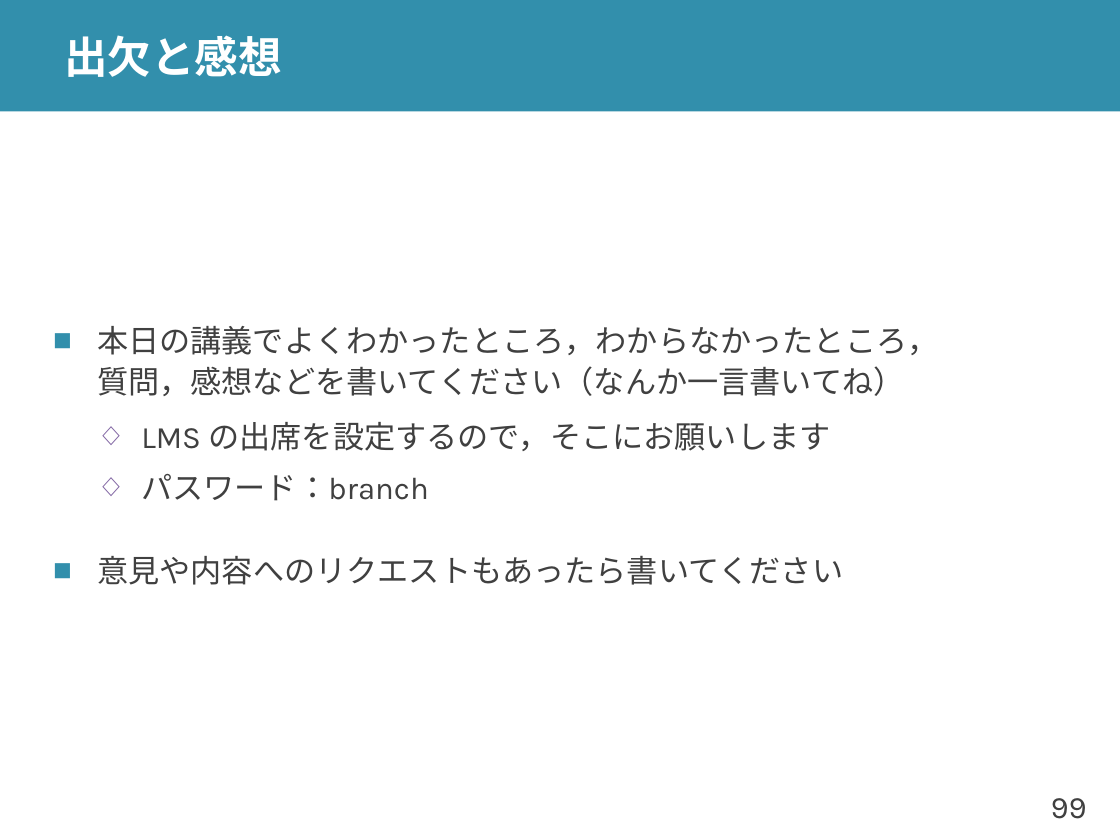
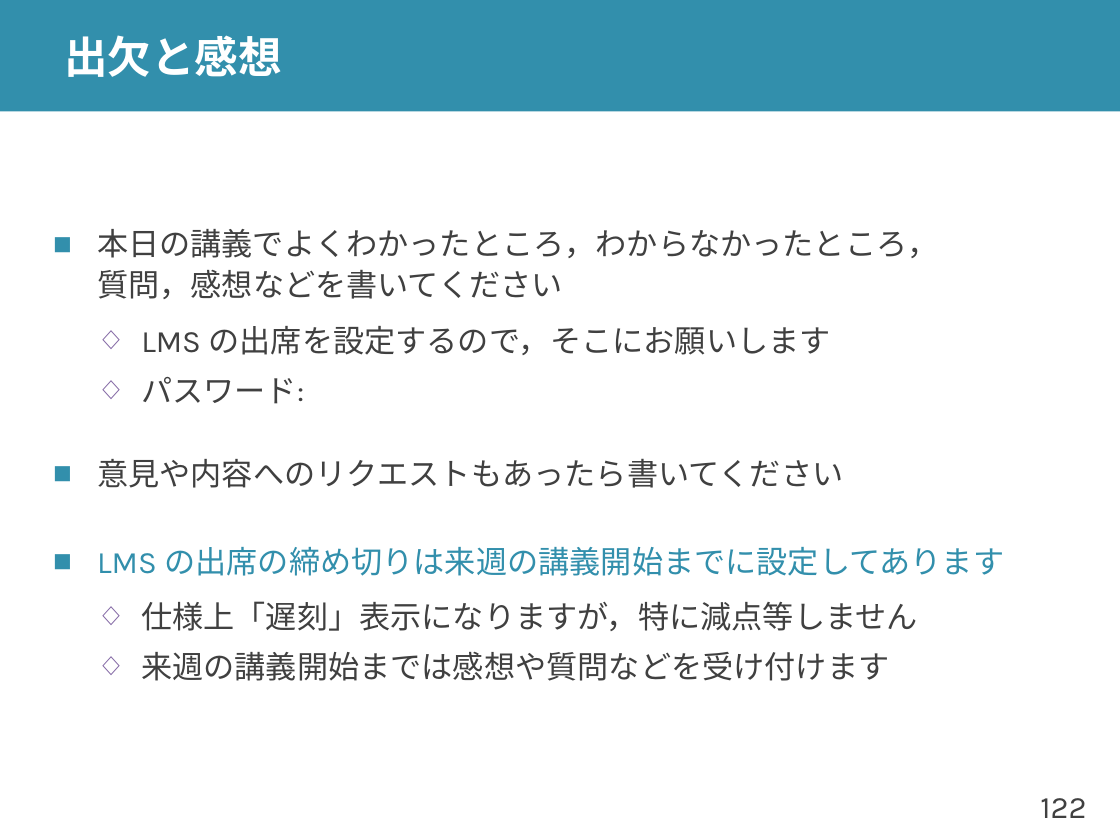
Before and after one commit to shioyadan/advanced-computer-organization, a slide deck: slide 122 of aco-shioya-05.pptx (slide 99 before the commit). Drawn at 1120x840 pixels with LibreOffice and Linux fonts; fonts in the diff are those of the drawing. Boxes give left, top, right and bottom in pixels: in the first picture for what was removed or moved away, otherwise in the second. Text is boxed around its words. In the diff, an @@ line names an element or a change of style, - is before the commit and + after.

```diff
--- a/aco-shioya-05.pptx
+++ b/aco-shioya-05.pptx
@@ text at (x1=97, y1=229, x2=938, y2=299): text changed @@
-■ 本日の講義でよくわかったところ，わからなかったところ，
-  質問，感想などを書いてください（なんか一言書いてね）
+■ 本日の講義でよくわかったところ，わからなかったところ，
+  質問，感想などを書いてください
@@ text at (x1=141, y1=377, x2=304, y2=404): text changed @@
-  ◇ パスワード：branch
+  ◇ パスワード:
@@ text at (x1=97, y1=547, x2=1004, y2=681): paragraphs added @@
+■ LMS の出席の締め切りは来週の講義開始までに設定してあります
+  ◇ 仕様上「遅刻」表示になりますが，特に減点等しません
+  ◇ 来週の講義開始までは感想や質問などを受け付けます
@@ page number at (x1=1040, y1=798, x2=1086, y2=818): text changed @@
-99
+122
```
Also in this commit, not shown: 17 other slides changed, 23 slides added, 1 other file.
